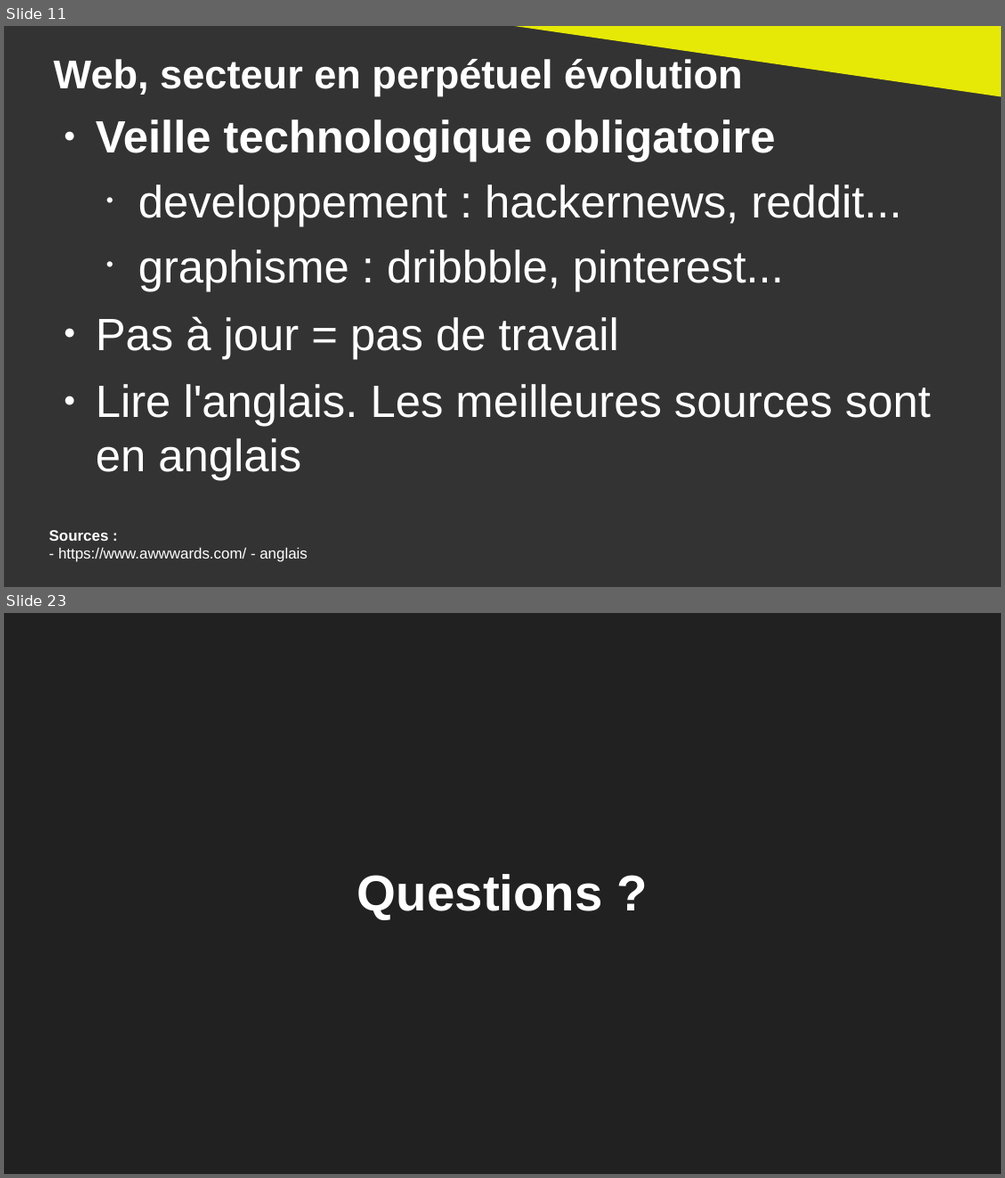
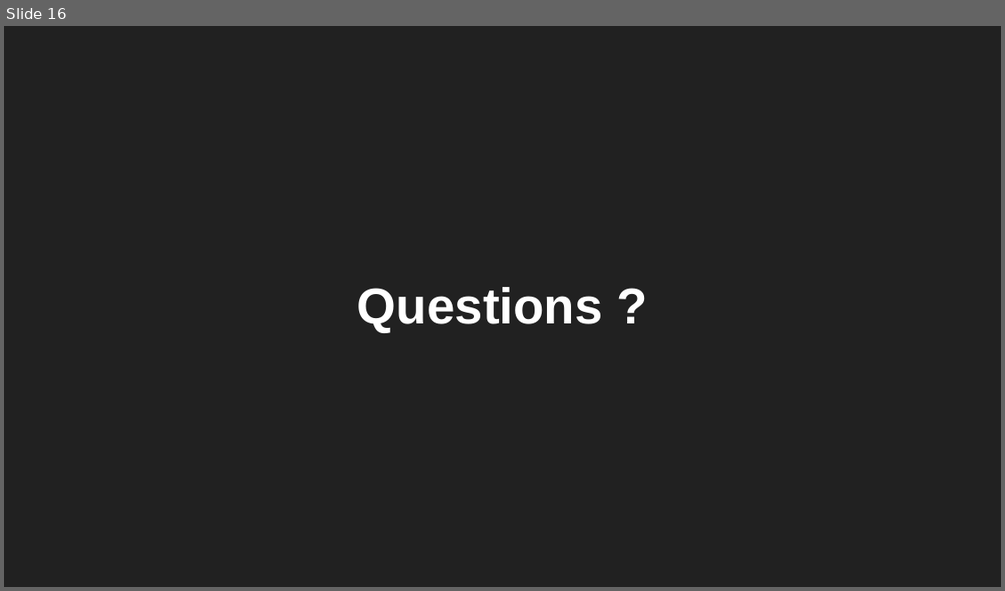
Before and after one commit to DanYellow/cours, a slide deck: integration-web-s2/cours-magistraux/numero-1/presentation.odp. Shown one above the other, each under a label of ours: slides 11 and 23 before the commit, slide 16 after it; the slides between them are not shown. The pictures are 1005x1178 and 1005x591 pixels, drawn with LibreOffice and Linux fonts; fonts in the diff are those of the drawing. Boxes give left, top, right and bottom in pixels: in the first picture for what was removed or moved away, otherwise in the second. Text is boxed around its words. In the diff, an @@ line names an element or a change of style, - is before the commit and + after.

```diff
--- a/integration-web-s2/cours-magistraux/numero-1/presentation.odp
+++ b/integration-web-s2/cours-magistraux/numero-1/presentation.odp
@@ slide 11 removed at bbox=[4, 26, 1001, 587], background #333333 @@
@@ right triangle removed at bbox=[486, 26, 1001, 97] @@
@@ title removed at bbox=[54, 56, 743, 95] @@
-Web, secteur en perpétuel évolution
@@ text removed at bbox=[96, 119, 930, 481] @@
-● Veille technologique obligatoire
-  • developpement : hackernews, reddit...
-  • graphisme : dribbble, pinterest...
-● Pas à jour = pas de travail
-● Lire l'anglais. Les meilleures sources sont en anglais
@@ text removed at bbox=[49, 530, 307, 562] @@
-Sources :
-- https://www.awwwards.com/ - anglais
@@ what was slide 23 is now slide 16 @@
```
Also in this commit, not shown: 1 slide changed, 14 slides added, 20 other slides removed, 10 other files.
